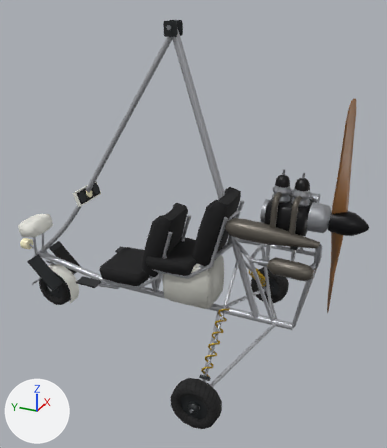
One commit to the glTF model assets/models/trike/trike.glb: the scene before it, then after it.
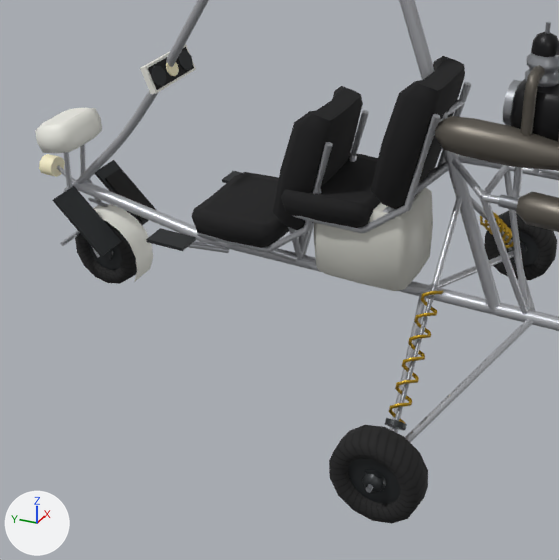
There are two pictures of each version: one whole from a camera (50 mm lens) standing at (-3.41, -1.68, 0.29) and looking at (0.01, -0.15, -1.42), one close up on the part from 0% to 75% of the width and 35% to 100% of the height. The lights are fixed; the arrows at lower left show +X, +Y and +Z. The first two pictures are the older version. Objects named as collision shapes, trigger or cutter boxes, shadow casters or lower levels of detail are left out. Where no turn or scale is listed for an object, it has been applied to the vertices. Vertices at exactly the same position are counted once.

The older version as bpy lines, for what is in view:
```python
me_engine_lod0 = bpy.data.meshes.new('Engine_LOD0')
me_engine_lod0.from_pydata(...)  # 797 vertices, 1494 faces; spans x -0.316..0.36, y -1.187..-0.475, z -1.549..-0.886
# faces by material slot: [1382, 112]
me_engine_lod0.materials.append(mat_metal)
me_engine_lod0.materials.append(mat_soft)
me_trike_lod0 = bpy.data.meshes.new('Trike_LOD0')
me_trike_lod0.from_pydata(...)  # 2486 vertices, 4452 faces; spans x -0.93..0.93, y -1.12..1.57, z -2.5..0.04
# faces by material slot: [2920, 372, 488, 672]
me_trike_lod0.materials.append(mat_metal)
me_trike_lod0.materials.append(mat_composite)
me_trike_lod0.materials.append(mat_soft)
me_trike_lod0.materials.append(mat_wheel)
ob_engine_lod0 = bpy.data.objects.new('Engine_LOD0', me_engine_lod0)
ob_engine_lod0.location = (0.0, 0.0, 0.0)
ob_trike_lod0 = bpy.data.objects.new('Trike_LOD0', me_trike_lod0)
ob_trike_lod0.location = (0.0, 0.0, 0.0)
```
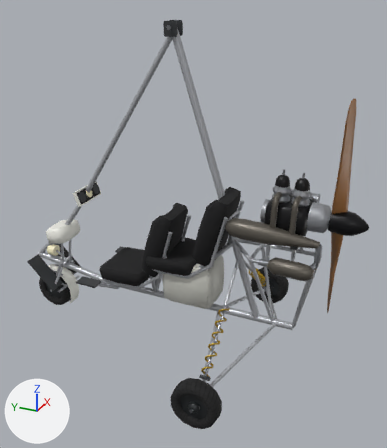
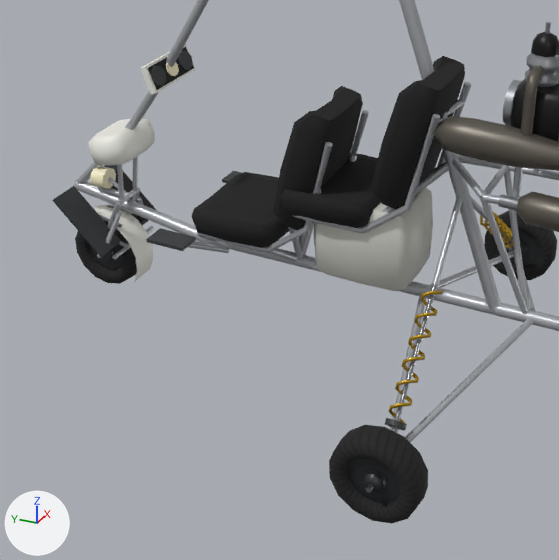
The change, as a list of edits to the scene's bpy script:
```text
Add mat_fitting:
    mat_fitting = bpy.data.materials.new('Fitting')
    # nodes: BsdfPrincipled, Mix, OutputMaterial, VertexColor
    # colours: dark grey #333638, mixed with the vertex colours
Add mat_steel:
    mat_steel = bpy.data.materials.new('Steel')
    # nodes: BsdfPrincipled, Mix, OutputMaterial, VertexColor
    # colours: grey #8c8f94, mixed with the vertex colours
Add mat_tube:
    mat_tube = bpy.data.materials.new('Tube')
    # nodes: BsdfPrincipled, Mix, OutputMaterial, VertexColor
    # colours: light grey #b8babf, mixed with the vertex colours
Change me_trike_lod0:
    used by ob_trike_lod0; location = (0.0, 0.0, 0.0)
    remove me_trike_lod0.from_pydata(...)  # 2486 vertices, 4452 faces; spans x -0.93..0.93, y -1.12..1.57, z -2.5..0.04
    add me_trike_lod0.from_pydata(...)  # 2498 vertices, 4472 faces; spans x -0.93..0.93, y -1.12..1.42, z -2.5..0.04
    me_trike_lod0 part 1: the loose piece of 12 vertices spanning x -0.08..0.08, y 1.39..1.41, z -2.01..-1.99 is turned -90 degrees about the z axis through its middle and scaled by 1.91, then moved by (0.0, -0.15, 0.0), in mat_tube
    me_trike_lod0 part 2: a new loose piece, a 6-sided cylinder along x spanning x -0.075..0.075, y 1.087..1.113, z -2.011..-1.989, in mat_tube
    me_trike_lod0 part 3: the loose piece of 12 vertices spanning x -0.15..0.15, y 1.39..1.41, z -2.26..-2.24 is moved by (0.0, -0.3, 0.0), in mat_tube
    me_trike_lod0 part 4: the loose piece of 12 vertices spanning x -0.07..-0.04, y 1.37..1.41, z -2.0..-1.78 is moved by (0.0, -0.3, 0.0), in mat_tube
    me_trike_lod0 part 5: the loose piece of 12 vertices spanning x 0.04..0.07, y 1.37..1.41, z -2.0..-1.78 is moved by (0.0, -0.3, 0.0), in mat_tube
    me_trike_lod0 part 6: the loose piece of 10 vertices spanning x -0.01..0.01, y 1.39..1.51, z -2.01..-1.92 is moved by (0.0, -0.3, 0.0), in mat_tube
    me_trike_lod0 part 7: the loose piece of 50 vertices spanning x -0.15..0.15, y 1.3..1.5, z -1.81..-1.63 is moved by (0.0, -0.3, 0.0)
    me_trike_lod0 part 8: the loose piece of 20 vertices spanning x -0.05..0.05, y 1.5..1.57, z -1.98..-1.88 is moved by (0.0, -0.3, 0.0)
    me_trike_lod0 part 9: 45 vertices moved from x -0.16..0.16, y 1.13..1.41, z -2.32..-2.0 to x -0.16..0.16, y 1.09..1.26, z -2.32..-2.0; 29 vertices removed from x -0.15..0.16, y 1.13..1.41, z -2.33..-2.0; 29 vertices added at x -0.16..0.15, y 1.09..1.26, z -2.33..-2.0
    me_trike_lod0 part 10: 1831 kept faces spanning x -0.93..0.93, y -1.12..1.4, z -2.34..0.04 get new vertex colours; the middle colour goes from light grey #b8babf to white #ffffff
    me_trike_lod0 part 11: 1282 faces spanning x -0.78..0.78, y -1.12..1.4, z -2.33..0.01 switch from mat_metal to mat_tube
    me_trike_lod0 part 12: 284 faces spanning x -0.73..0.73, y -0.59..1.36, z -2.26..0.04 switch from mat_metal to mat_fitting
    other edits to the shape of me_trike_lod0 do not show in these pictures
    add me_trike_lod0.materials.append(mat_steel)
```

Changed parts and their boxes [x1, y1, x2, y2] in the close-ups (559 x 560 px; the box of a moved part takes in the faces that stretch with it):
'Trike_LOD0', reshaped
    before: [35, 0, 559, 524]
    after: [52, 0, 559, 524]
part 1 of me_trike_lod0, moved or reshaped (mostly hidden before)
    before: [64, 182, 75, 191]
    after: [90, 185, 129, 197]
part 2 of me_trike_lod0, added
    after: [117, 187, 140, 204]
part 3 of me_trike_lod0, moved or reshaped
    before: [60, 233, 78, 246]
    after: [112, 226, 154, 259]
part 4 of me_trike_lod0, moved or reshaped
    before: [64, 152, 72, 188]
    after: [117, 164, 124, 201]
part 5 of me_trike_lod0, moved or reshaped
    before: [80, 144, 86, 175]
    after: [133, 156, 138, 191]
part 6 of me_trike_lod0, moved or reshaped
    before: [57, 166, 76, 183]
    after: [108, 177, 128, 194]
part 7 of me_trike_lod0, moved or reshaped
    before: [35, 108, 102, 153]
    after: [88, 118, 155, 165]
part 8 of me_trike_lod0, moved or reshaped
    before: [39, 154, 65, 177]
    after: [90, 166, 116, 189]
part 9 of me_trike_lod0, moved or reshaped
    before: [64, 179, 112, 257]
    after: [97, 189, 143, 258]
part 10 of me_trike_lod0, edited (looks the same)
    both: [52, 0, 559, 493]
part 11 of me_trike_lod0, edited (looks the same)
    both: [74, 0, 559, 442]
part 12 of me_trike_lod0, edited (looks the same)
    both: [52, 50, 514, 430]
